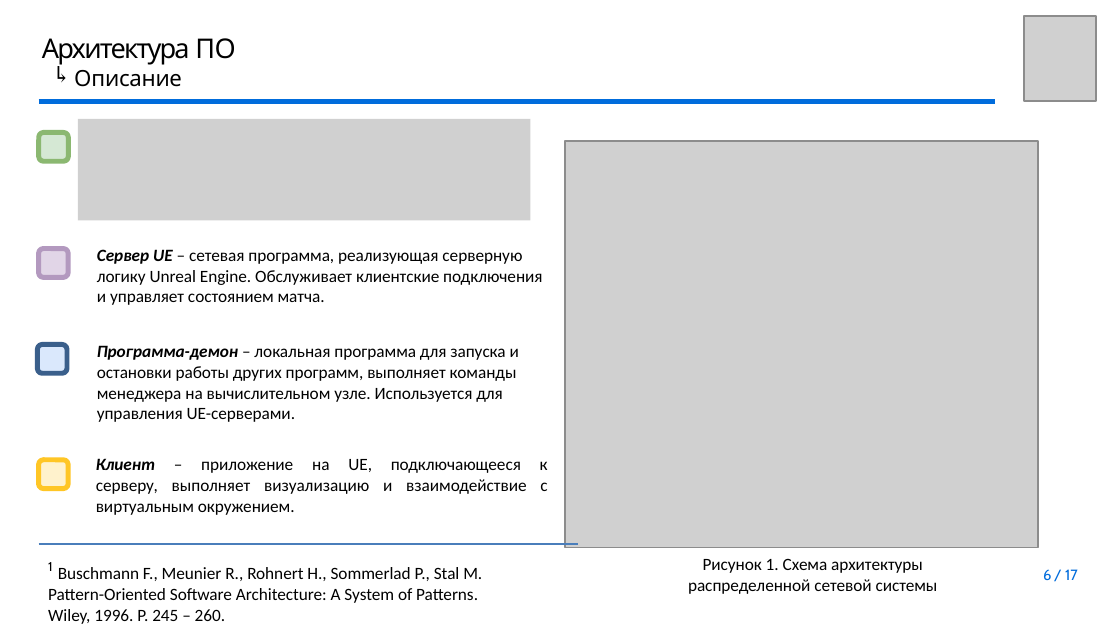
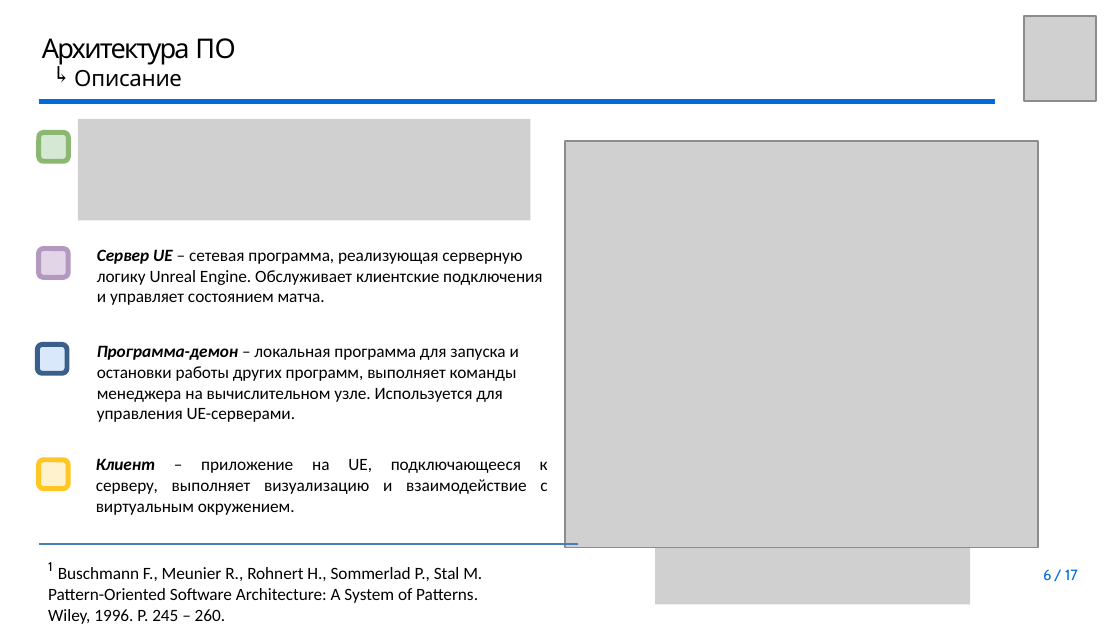
Before and after one commit to youngB0rrov/bmstu_doc, a slide deck: slide 6 of Master/Diploma/presentation/Презентация.pptx. Drawn at 1120x630 pixels with LibreOffice and Linux fonts; fonts in the diff are those of the drawing; grey boxes stand for pictures; background and template pictures are left out. Boxes give left, top, right and bottom in pixels: in the first picture for what was removed or moved away, otherwise in the second. Text is boxed around its words. In the diff, an @@ line names an element or a change of style, - is before the commit and + after.

```diff
--- a/Master/Diploma/presentation/Презентация.pptx
+++ b/Master/Diploma/presentation/Презентация.pptx
@@ picture added at <box>655,545,969,605</box> @@
@@ text removed at <box>688,559,938,594</box> @@
-Рисунок 1. Схема архитектуры
-распределенной сетевой системы
```
Also in this commit, not shown: 9 other slides changed, 6 other files.
